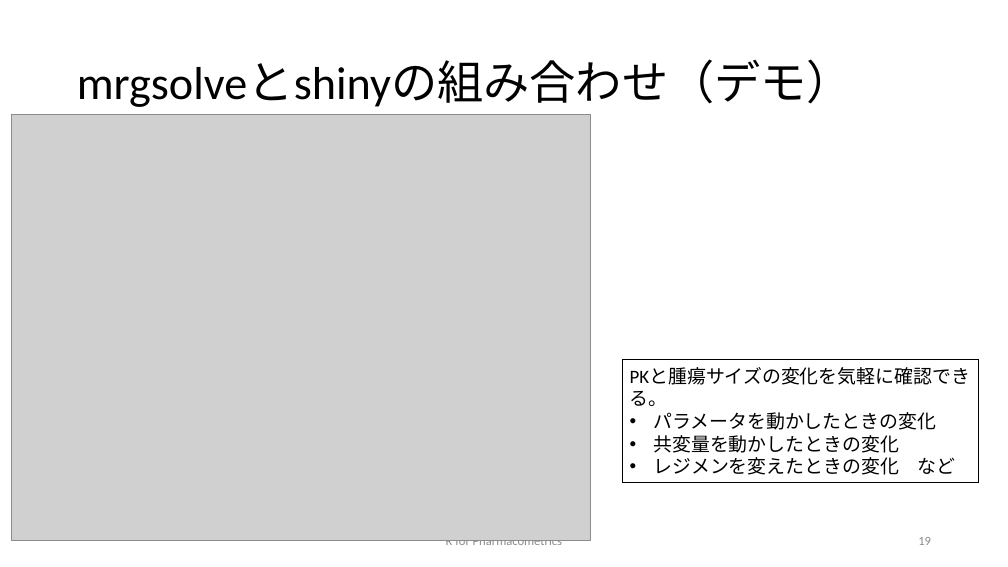
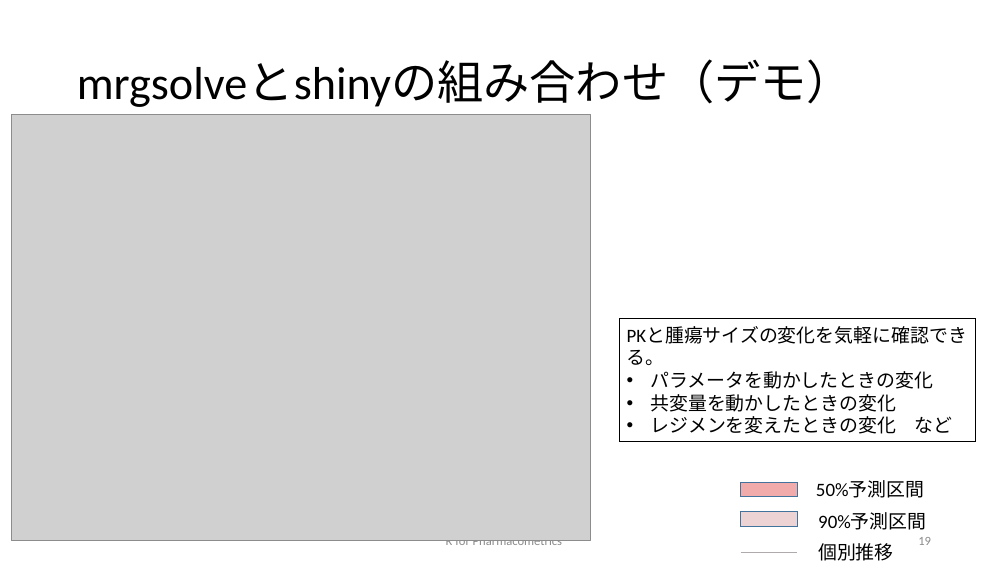
Before and after one commit to MasatoFukae/R-for-PMx, a slide deck: slide 19 of 1st_review_slide/3_Advanced_simulation_201009_v2.pptx. Drawn at 1008x567 pixels with LibreOffice and Linux fonts; fonts in the diff are those of the drawing; grey boxes stand for pictures. Boxes give left, top, right and bottom in pixels: in the first picture for what was removed or moved away, otherwise in the second. Text is boxed around its words. In the diff, an @@ line names an element or a change of style, - is before the commit and + after.

```diff
--- a/1st_review_slide/3_Advanced_simulation_201009_v2.pptx
+++ b/1st_review_slide/3_Advanced_simulation_201009_v2.pptx
@@ rectangle "PKと腫瘍サイズの変化を気軽に確認できる。": place and size @@
-rectangle "PKと腫瘍サイズの変化を気軽に確認できる。" at bbox=[622, 359, 979, 482]
+rectangle "PKと腫瘍サイズの変化を気軽に確認できる。" at bbox=[619, 318, 975, 442]
@@ rectangle added at bbox=[741, 482, 798, 497], fill #F1ABAB, outline #43739E 1 pt @@
@@ text added at bbox=[816, 481, 924, 498], 18 pt, text #000000 @@
+50%予測区間
@@ rectangle added at bbox=[741, 512, 798, 526], fill #EDD3D3, outline #43739E 1 pt @@
@@ text added at bbox=[818, 513, 926, 530], 18 pt, text #000000 @@
+90%予測区間
@@ line added from (741, 553) to (798, 553), #AFABAB 1.5 pt @@
@@ text added at bbox=[818, 543, 894, 561], 18 pt, text #000000 @@
+個別推移
```
Also in this commit, not shown: 1 other slide changed.
